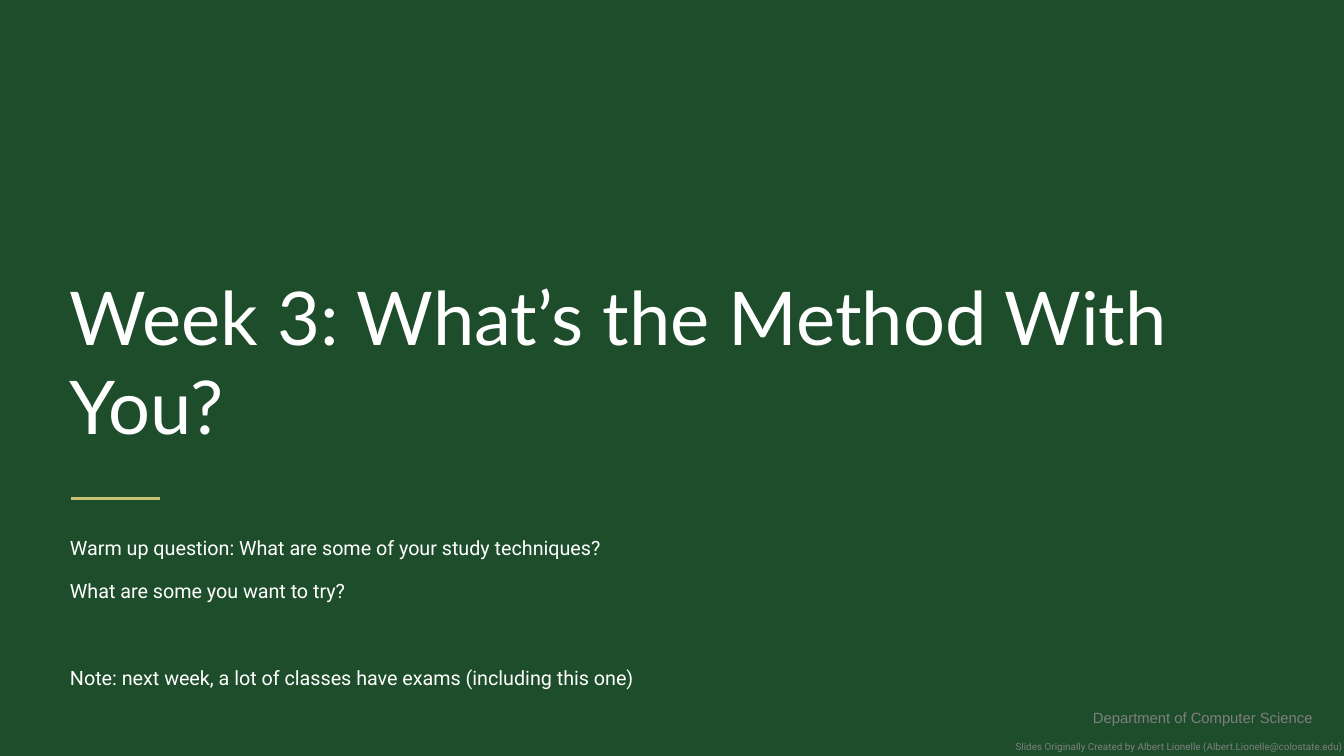
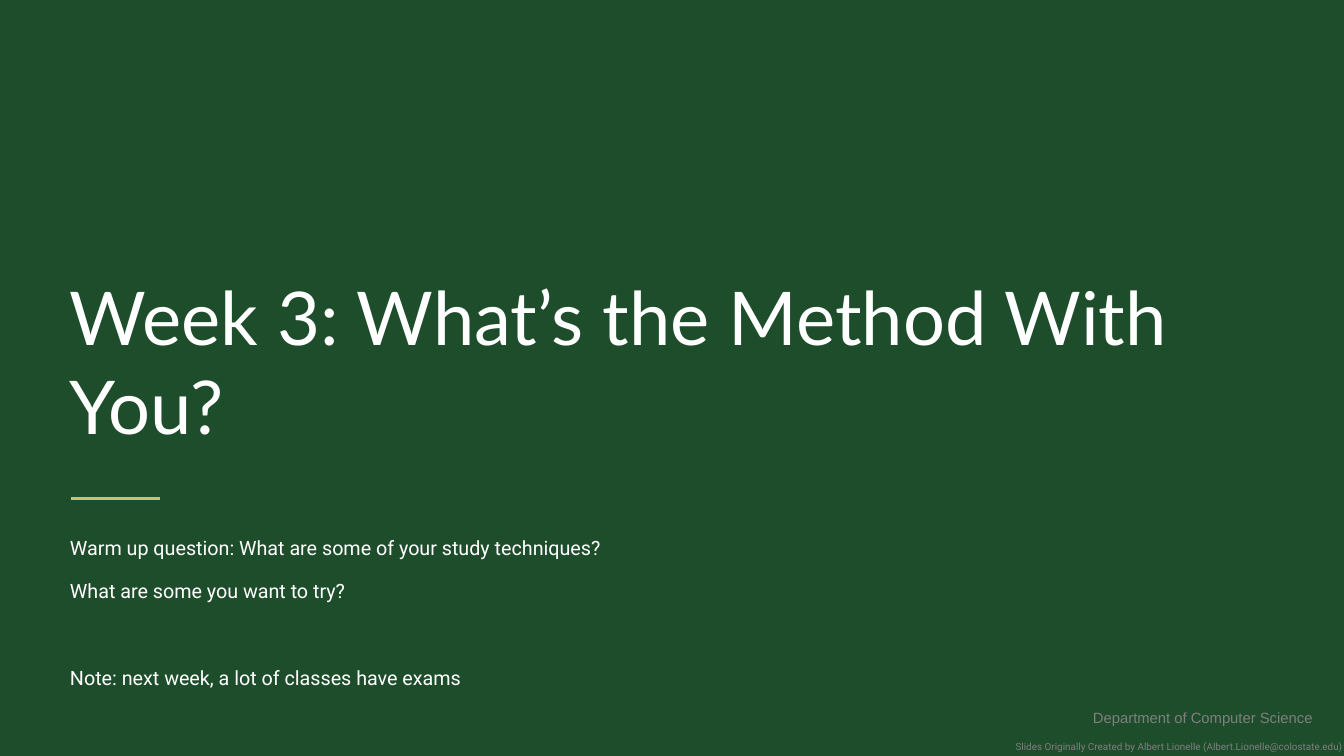
Before and after one commit to CSU-CS150/handouts, a slide deck: slide 1 of helpsessions/week3/week3_methods_testing.pptx. Drawn at 1344x756 pixels with LibreOffice and Linux fonts; fonts in the diff are those of the drawing; background and template pictures are left out. Boxes give left, top, right and bottom in pixels: in the first picture for what was removed or moved away, otherwise in the second. Text is boxed around its words. In the diff, an @@ line names an element or a change of style, - is before the commit and + after.

Commit message:
updated slides for week 3

```diff
--- a/helpsessions/week3/week3_methods_testing.pptx
+++ b/helpsessions/week3/week3_methods_testing.pptx
@@ text at box(70, 670, 460, 688): text changed @@
-Note: next week, a lot of classes have exams (including this one)
+Note: next week, a lot of classes have exams
```
Also in this commit, not shown: 1 other slide changed, 4 slides added.
